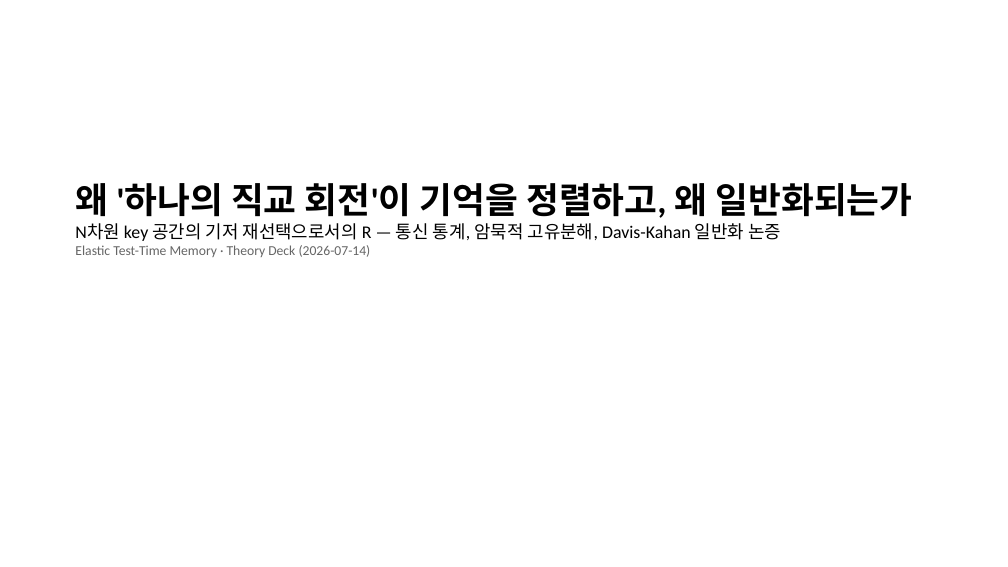
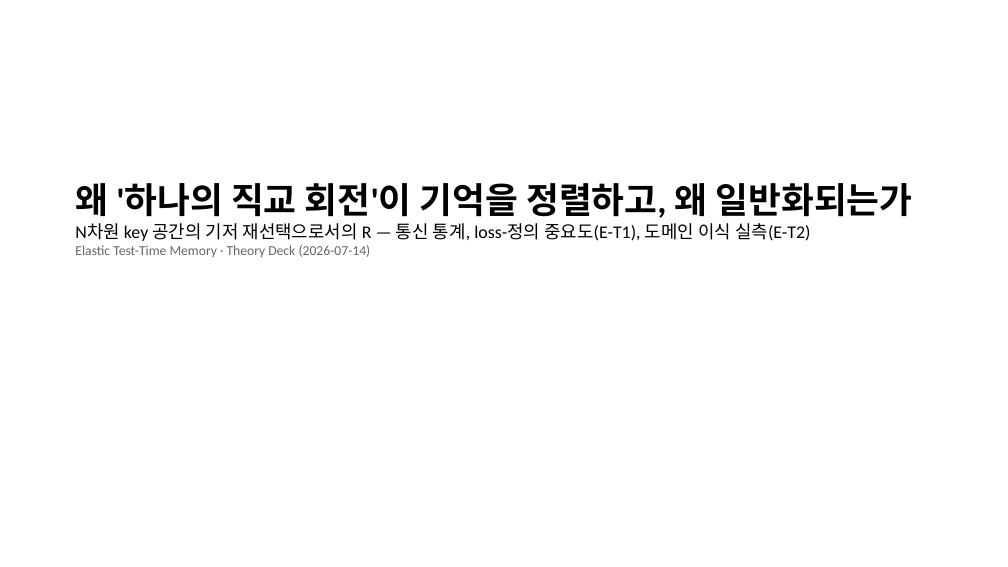
Before and after one commit to omin-Kwon/nested_ssm, a slide deck: slide 1 of docs/theory_deck.pptx. Drawn at 1008x567 pixels with LibreOffice and Linux fonts; fonts in the diff are those of the drawing. Boxes give left, top, right and bottom in pixels: in the first picture for what was removed or moved away, otherwise in the second. Text is boxed around its words. In the diff, an @@ line names an element or a change of style, - is before the commit and + after.

```diff
--- a/docs/theory_deck.pptx
+++ b/docs/theory_deck.pptx
@@ text at <box>75,223,811,241</box>: text changed @@
-N차원 key 공간의 기저 재선택으로서의 R — 통신 통계, 암묵적 고유분해, Davis-Kahan 일반화 논증
+N차원 key 공간의 기저 재선택으로서의 R — 통신 통계, loss-정의 중요도(E-T1), 도메인 이식 실측(E-T2)
```
Also in this commit, not shown: 3 other slides changed, 8 other files.
